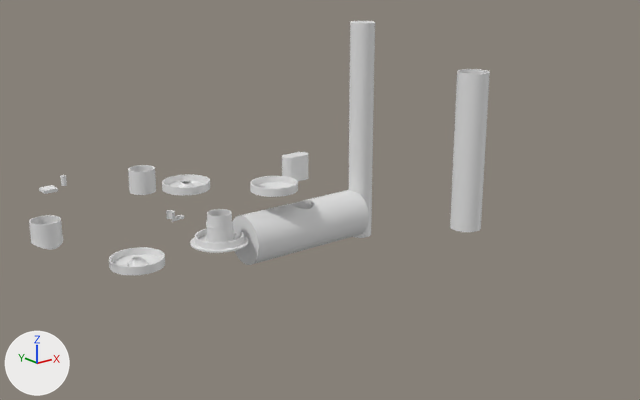
A saved change to the Blender file hydroponic-fittings/hydroponic-fittings.blend.
The view is the same before and after, from a 50 mm camera at (-929.0, -1498.0, 640.0) aimed at (173.0, -121.0, 89.0). The axes (+X, +Y, +Z) are drawn at lower left. The lights are the same throughout.

Before the edit, the objects in view are built like this:
```python
me_circle_002 = bpy.data.meshes.new('Circle.002')
me_circle_002.from_pydata(...)  # 640 vertices, 576 faces; spans x -1.1..0.9, y -1.2..0.8, z 0.0..17.1
me_circle_006 = bpy.data.meshes.new('Circle.006')
me_circle_006.from_pydata(...)  # 480 vertices, 473 faces; spans x -0.2..0.5, y -0.3..0.3, z 0.0..19.8
me_cylinder = bpy.data.meshes.new('Cylinder')
me_cylinder.from_pydata(...)  # 296 vertices, 150 faces; spans x -54.0..54.0, y -54.0..54.0, z -154.0..154.0
me_cylinder_001 = bpy.data.meshes.new('Cylinder.001')
me_cylinder_001.from_pydata(...)  # 256 vertices, 132 faces; spans x -30.0..30.0, y -30.0..30.0, z -1.0..307.0
me_cylinder_002 = bpy.data.meshes.new('Cylinder.002')
me_cylinder_002.from_pydata(...)  # a 64-sided cylinder along z spanning x -28.0..28.0, y -28.0..28.0, z -1.0..496.0
ob_108_od = bpy.data.objects.new('108-OD', me_cylinder)
ob_108_od.location = (216.0, 0.0, -9.0)
ob_108_od.rotation_euler = (0.0, 1.571, 0.0)  # degrees (0, 90, 0)
ob_2_inch_od = bpy.data.objects.new('2-inch-OD', me_cylinder_002)
ob_2_inch_od.location = (391.0, 0.0, -66.0)
ob_2in_pipe = bpy.data.objects.new('2in-pipe', me_cylinder_001)
ob_2in_pipe.location = (332.0, -382.0, 66.0)
ob_cap_4in = bpy.data.objects.new('cap-4in', me_circle_002)
ob_cap_4in.location = (4.0, 136.0, 89.0)
ob_cap_4in.scale = (52.0, 52.0, 1.0)
ob_float_mount = bpy.data.objects.new('float-mount', me_circle_006)
ob_float_mount.location = (0.0, 193.0, 0.0)
ob_float_mount.scale = (52.0, 52.0, 1.0)
# also in view: 'lid-hole' at (298.0, 129.0, 85.0); 'station.001' at (0.0, 332.0, 62.0); 'cap-lid' at (-1.0, 0.0, 9.0); 'cap-wide' at (-195.0, -9.0, 9.0); 'flange' at (3.0, 1.0, 32.0)
```
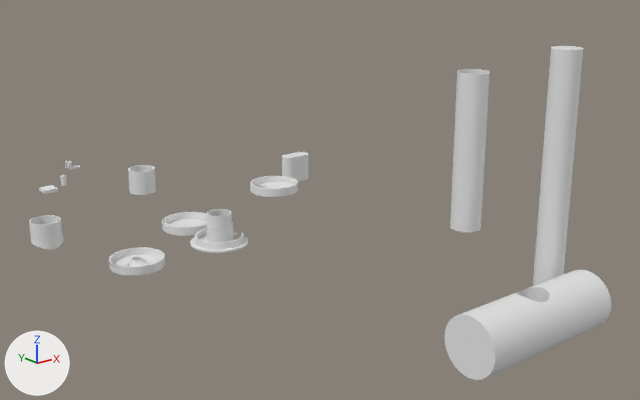
Commit message: autosync 4 inch cap

What differs and where, as boxes (x1, y1, x2, y2) in the pictures (640 x 400 px):
```json
{"object": "108-OD", "change": "moved", "before": [232, 190, 369, 265], "after": [445, 269, 611, 380]}
{"object": "2-inch-OD", "change": "moved", "before": [349, 21, 375, 238], "after": [533, 46, 583, 286]}
{"object": "cap-4in", "change": "moved", "before": [162, 174, 210, 195], "after": [162, 212, 207, 236]}
{"object": "float-mount", "change": "moved", "before": [166, 210, 184, 222], "after": [65, 161, 81, 170]}
```

Scene script edits in JSON lines:
```json
{"op": "set", "path": "ob_float_mount.location", "old": "(0.0, 193.0, 0.0)", "new": "(0.0, 749.0, 0.0)"}
{"op": "set", "path": "ob_cap_4in.location", "old": "(4.0, 136.0, 89.0)", "new": "(4.0, 136.0, 0.0)"}
{"op": "set", "path": "ob_2_inch_od.location", "old": "(391.0, 0.0, -66.0)", "new": "(391.0, -544.0, -66.0)"}
{"op": "set", "path": "ob_108_od.location", "old": "(216.0, 0.0, -9.0)", "new": "(216.0, -642.0, -9.0)"}
```
